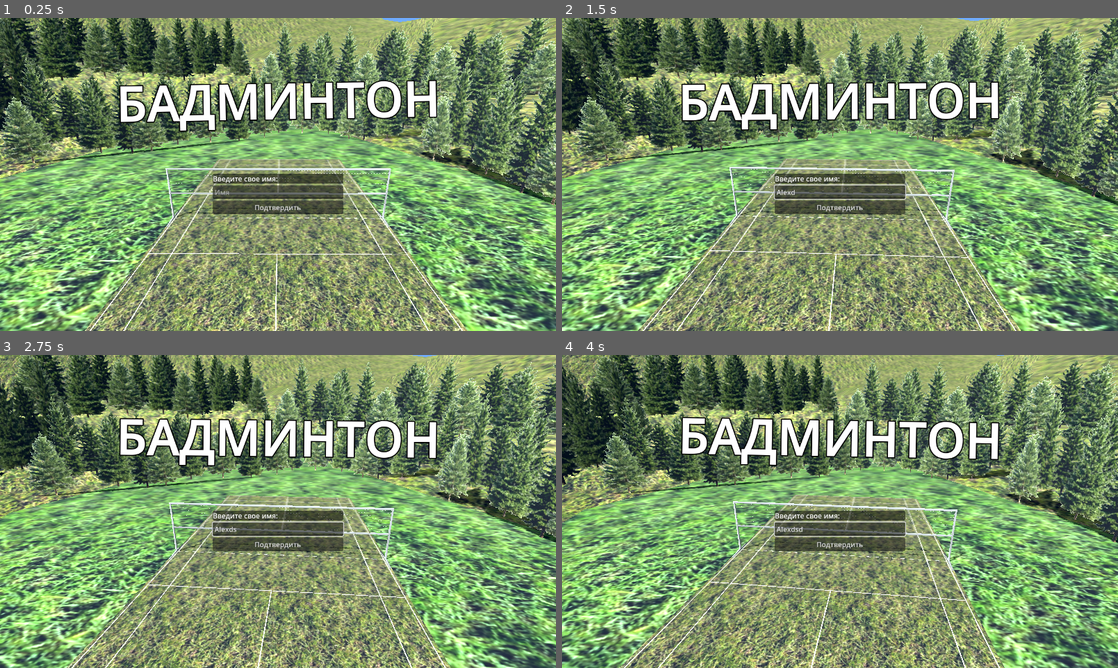
Above: before the commit, frames 1-4 (two rows, left to right).
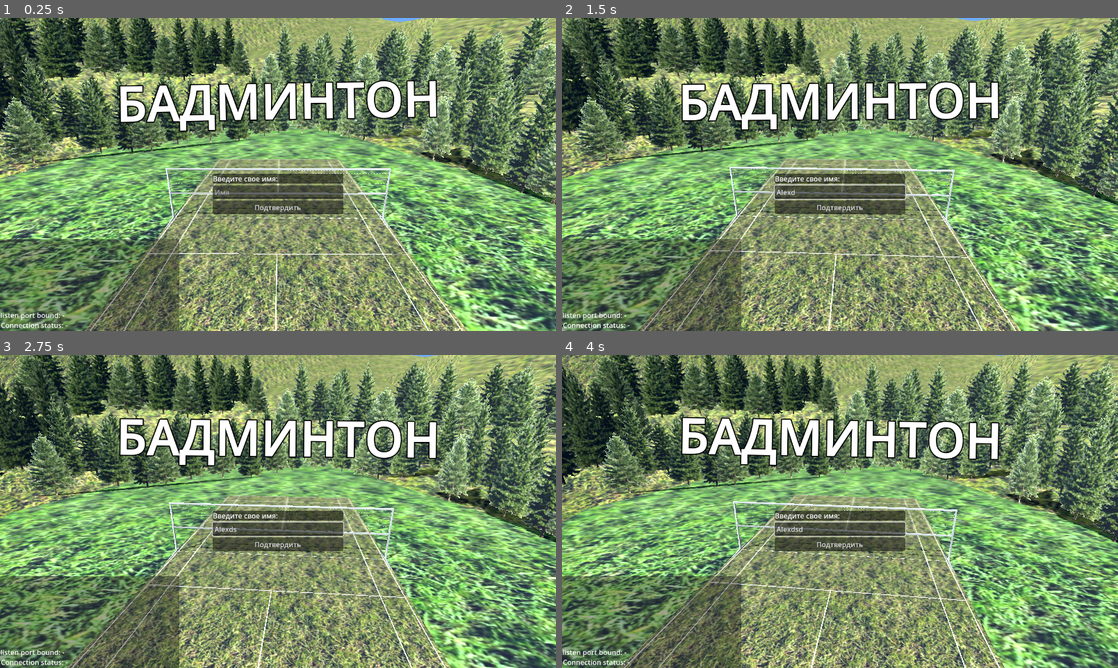
Above: after the commit, the same moments.

Repository: xenabun/TheBadmintonGame
Game: Godot game, scene res://scenes/game_field.tscn
Same seed, same stepped clock (60 frames per second), same inputs: the game is played once before the commit and once after it.
Inputs (mouse positions are in pixels of both pictures, inside the frame that each line leads up to):
- Up to frame 1 (0.25 s): no input
- Up to frame 2 (1.5 s): click (840, 193) at 0.52 s; type "Alex" at 0.6 s; tap Enter (ui_accept) at 1.25 s; move the mouse to (962, 158) at 1.27 s; press the mouse at (962, 158) at 1.28 s; hold D (right) from 1.28 s (still down)
- Up to frame 3 (2.75 s): tap Enter (ui_accept) at 1.52, 2.27 s; move the mouse to (166, 527) at 2.02 s; release D (right) at 2.03 s; release the mouse at (166, 527) at 2.03 s; hold S (down) from 2.03 s (still down); click (166, 527) at 2.1 s
- Up to frame 4 (4 s): move the mouse to (895, 442) at 2.77 s; release S (down) at 2.78 s; hold D (right) 2.78-3.53 s; hold Shift (sprint) 2.78-3.53 s; click (895, 442) at 3.05 s; move the mouse to (812, 574) at 3.52 s; hold Up (ui_up) from 3.53 s (still down); click (812, 574) at 3.6 s; tap Enter (ui_accept) at 3.77 s

The runs differ from the first frame. In frame 1, 8.8% of the frame differs, in the area x 0-33%, y 70-100%; in frame 2, 8.8%; in frame 3, 8.8%; in frame 4, 8.8%.

Commit message:
match score, bot aim noise random

Diff:
--- a/prefabs/Ball.tscn
+++ b/prefabs/Ball.tscn
@@ -51,7 +51,7 @@
 shader = ExtResource("5_ihc8v")
 shader_parameter/uv_offset = Vector2(0, 0)
 shader_parameter/emmission_transform = Projection(1, 0, 0, 0, 0, 1, 0, 0, 0, 0, 1, 0, 0, 0, 0, 1)
-shader_parameter/flags = 4
+shader_parameter/flags = 44
 shader_parameter/tex = ExtResource("6_mnr01")
 shader_parameter/color_ramp = ExtResource("6_mnr01")
 shader_parameter/curve = ExtResource("7_3pokd")
--- a/prefabs/Player.tscn
+++ b/prefabs/Player.tscn
@@ -152,14 +152,6 @@
 [node name="Player" type="CharacterBody3D" groups=["Player"]]
 collision_layer = 0
 script = ExtResource("1_pqout")
-player_id = null
-player_num = null
-match_id = null
-username = null
-throw_power = null
-aim_x = null
-can_play = null
-can_throw = null
 
 [node name="Username" type="Label3D" parent="."]
 transform = Transform3D(1, 0, 0, 0, 1, 0, 0, 0, 1, 0, 4.50246, 0)
--- a/scenes/game_field.tscn
+++ b/scenes/game_field.tscn
@@ -129,6 +129,11 @@
 outline_size = 8
 outline_color = Color(0, 0, 0, 1)
 
+[sub_resource type="LabelSettings" id="LabelSettings_i4lr5"]
+font_size = 50
+outline_size = 5
+outline_color = Color(0, 0, 0, 1)
+
 [sub_resource type="LabelSettings" id="LabelSettings_tnxmh"]
 font_size = 46
 outline_size = 4
@@ -501,6 +506,7 @@
 text = "X"
 
 [node name="ServerBrowser" type="Control" parent="UI"]
+visible = false
 layout_mode = 2
 size_flags_vertical = 0
 
@@ -679,7 +685,6 @@
 text = "Вернуться назад"
 
 [node name="GameUI" type="Control" parent="UI"]
-visible = false
 layout_mode = 2
 
 [node name="StaminaBarControl" type="Control" parent="UI/GameUI"]
@@ -743,6 +748,24 @@
 horizontal_alignment = 1
 vertical_alignment = 1
 
+[node name="ScoreSemicolon2" type="Label" parent="UI/GameUI/ScoreControl"]
+layout_mode = 1
+anchors_preset = 8
+anchor_left = 0.5
+anchor_top = 0.5
+anchor_right = 0.5
+anchor_bottom = 0.5
+offset_left = -133.0
+offset_top = -120.5
+offset_right = 133.0
+offset_bottom = -10.5
+grow_horizontal = 2
+grow_vertical = 2
+text = ":"
+label_settings = SubResource("LabelSettings_i4lr5")
+horizontal_alignment = 1
+vertical_alignment = 1
+
 [node name="Player1Score" type="Label" parent="UI/GameUI/ScoreControl"]
 layout_mode = 1
 anchors_preset = 8
@@ -776,6 +799,41 @@
 grow_vertical = 2
 text = "0"
 label_settings = SubResource("LabelSettings_20vvk")
+vertical_alignment = 1
+
+[node name="Player1Score2" type="Label" parent="UI/GameUI/ScoreControl"]
+layout_mode = 1
+anchors_preset = 8
+anchor_left = 0.5
+anchor_top = 0.5
+anchor_right = 0.5
+anchor_bottom = 0.5
+offset_left = -276.0
+offset_top = -118.17
+offset_right = -10.0
+offset_bottom = -8.17
+grow_horizontal = 2
+grow_vertical = 2
+text = "0"
+label_settings = SubResource("LabelSettings_i4lr5")
+horizontal_alignment = 2
+vertical_alignment = 1
+
+[node name="Player2Score2" type="Label" parent="UI/GameUI/ScoreControl"]
+layout_mode = 1
+anchors_preset = 8
+anchor_left = 0.5
+anchor_top = 0.5
+anchor_right = 0.5
+anchor_bottom = 0.5
+offset_left = 10.0
+offset_top = -118.17
+offset_right = 276.0
+offset_bottom = -8.17
+grow_horizontal = 2
+grow_vertical = 2
+text = "0"
+label_settings = SubResource("LabelSettings_i4lr5")
 vertical_alignment = 1
 
 [node name="Player1" type="Label" parent="UI/GameUI/ScoreControl"]
@@ -1098,7 +1156,6 @@
 text = "Закрыть"
 
 [node name="DebugUI" type="Control" parent="."]
-visible = false
 clip_contents = true
 layout_mode = 3
 anchors_preset = 2
--- a/scripts/Bot.gd
+++ b/scripts/Bot.gd
@@ -13,6 +13,7 @@
 @onready var sprint_timer = get_node('Sprint')
 
 var ball
+var noise
 var gravity = ProjectSettings.get_setting("physics/3d/default_gravity")
 var speed = PlayerVariables.BASE_SPEED
 var throw_power = PlayerVariables.MAX_POWER
@@ -56,6 +57,9 @@
 
 func _ready():
 	ball = Game.get_ball_by_match_id(match_id)
+	noise = FastNoiseLite.new()
+	noise.seed = randi()
+	noise.frequency = 0.0001
 	$Debug_Dest.visible = Game.debug
 	$AimArrow.visible = Game.debug
 	$SprintingLabel.visible = Game.debug
@@ -217,6 +221,8 @@
 
 	# aim arrow
 	var x_frac = (position.x - player.position.x) / PlayerVariables.X_LIMIT
-	aim_x = x_frac / 3
+	var noise_offset = noise.get_noise_1d(float(Time.get_ticks_msec()))
+	var aim_help = player.position.x / PlayerVariables.X_LIMIT
+	aim_x = (x_frac / 3) + (noise_offset / 2 + aim_help / 4)
 	if Game.debug:
 		$AimArrow.rotation.y = -sin((aim_x * PI) / 2)
--- a/scripts/Player.gd
+++ b/scripts/Player.gd
@@ -42,14 +42,17 @@
 func get_player_side():
 	return 1 if player_num == 1 else -1
 
-@rpc('any_peer')
-func reset_position():
+func get_throw_side():
 	var player_index = player_num - 1
 	if not can_throw:
 		player_index = Game.get_opponent_index(player_index)
 	var player_round_score = Game.get_player_round_score(match_id, player_index)
 	var side = 'Even' if player_round_score % 2 == 0 else 'Odd'
-	var spawn_point = Level.get_node('World/Player' + str(player_num) + 'Spawn' + side)
+	return side
+
+@rpc('any_peer')
+func reset_position():
+	var spawn_point = Level.get_node('World/Player' + str(player_num) + 'Spawn' + get_throw_side())
 	position = spawn_point.position
 	rotation = spawn_point.rotation
 	update_camera_transform(1)
@@ -236,15 +239,20 @@
 
 	# position
 	move_and_slide()
-	## TODO: limit player movement when is about to throw
-	position.x = clamp(position.x, -PlayerVariables.X_LIMIT, PlayerVariables.X_LIMIT)
 	var side = get_player_side()
-	var z_clamp = [2 * side, PlayerVariables.Z_LIMIT * side]
-	position.z = clamp(position.z, min(z_clamp[0], z_clamp[1]), max(z_clamp[0], z_clamp[1]))
+	if Game.get_ball_by_match_id(match_id).ball_ready:
+		var throw_side = get_throw_side()
+		var throw_size_x = 1 if throw_side == 'Even' else -1
+		var z_clamp = [PlayerVariables.Z_THROW_LIMIT * side, PlayerVariables.Z_LIMIT * side]
+		var x_clamp = [0, PlayerVariables.X_THROW_LIMIT * side * throw_size_x]
+		position.x = clamp(position.x, min(x_clamp[0], x_clamp[1]), max(x_clamp[0], x_clamp[1]))
+		position.z = clamp(position.z, min(z_clamp[0], z_clamp[1]), max(z_clamp[0], z_clamp[1]))
+	else:
+		var z_clamp = [2 * side, PlayerVariables.Z_LIMIT * side]
+		position.x = clamp(position.x, -PlayerVariables.X_LIMIT, PlayerVariables.X_LIMIT)
+		position.z = clamp(position.z, min(z_clamp[0], z_clamp[1]), max(z_clamp[0], z_clamp[1]))
 
 	# aim arrow
-	## TODO: only draw arrow if its your turn
-	# if (ball != null and ball.ball_ready) or input.action_hold:
 	if can_throw or input.action_hold:
 		aim_arrow.global_position = global_position * Vector3(1, 0, 1) + Vector3(0, 1, 0)
 		if not aim_arrow.visible:
@@ -253,10 +261,7 @@
 			aim_arrow.position.z = 0
 			aim_arrow.show()
 
-	if (
-		Game.window_focus
-		and not input.is_game_paused()
-	):
+	if Game.window_focus and not input.is_game_paused():
 		# camera
 		update_camera_transform(0.2)
 
--- a/scripts/game.gd
+++ b/scripts/game.gd
@@ -94,7 +94,7 @@
 
 func get_full_score_str(player_num, match_id):
 	var match_data = Network.Matches[match_id]
-	var match_score = match_data.round_score # match_data.match_score
+	var match_score = match_data.match_score
 	if player_num == 1:
 		return str(match_score[0], ' : ', match_score[1])
 	else:
@@ -127,15 +127,20 @@
 
 	var match_data = Network.Matches[match_id]
 	var round_score = match_data.round_score
+	var match_score = match_data.match_score
 	var players_data = get_match_players_data(match_id)
 	var score_control = UI.get_node('GameUI/ScoreControl')
 
 	if player_num == 2:
+		score_control.get_node('Player1Score2').text = str(match_score[players_data[1].num - 1])
+		score_control.get_node('Player2Score2').text = str(match_score[players_data[0].num - 1])
 		score_control.get_node('Player1Score').text = str(round_score[players_data[1].num - 1])
 		score_control.get_node('Player2Score').text = str(round_score[players_data[0].num - 1])
 		score_control.get_node('Player1').text = players_data[1].username
 		score_control.get_node('Player2').text = players_data[0].username
 	else:
+		score_control.get_node('Player1Score2').text = str(match_score[players_data[0].num - 1])
+		score_control.get_node('Player2Score2').text = str(match_score[players_data[1].num - 1])
 		score_control.get_node('Player1Score').text = str(round_score[players_data[0].num - 1])
 		score_control.get_node('Player2Score').text = str(round_score[players_data[1].num - 1])
 		score_control.get_node('Player1').text = players_data[0].username
@@ -151,12 +156,17 @@
 func check_round_win(p, match_id):
 	var match_data = Network.Matches[match_id]
 	var round_score = match_data.round_score
-	# return round_score[p] >= 20
-	if round_score[p] >= 20 and round_score[get_opponent_index(p)] >= 20:
-		if round_score[p] >= 29 and round_score[get_opponent_index(p)] >= 29:
-			return round_score[p] >= 30
-		else: return round_score[p] - round_score[get_opponent_index(p)] >= 2
-	else: return round_score[p] >= 21
+	return round_score[p] >= 2
+	# if round_score[p] >= 20 and round_score[get_opponent_index(p)] >= 20:
+	# 	if round_score[p] >= 29 and round_score[get_opponent_index(p)] >= 29:
+	# 		return round_score[p] >= 30
+	# 	else: return round_score[p] - round_score[get_opponent_index(p)] >= 2
+	# else: return round_score[p] >= 21
+
+func check_match_win(p, match_id):
+	var match_data = Network.Matches[match_id]
+	var match_score = match_data.match_score
+	return match_score[p] >= 2
 
 func score_point_effect(p, player_num):
 	if player_num == 2:
@@ -203,16 +213,20 @@
 
 	round_score[p] += 1
 
+	if check_round_win(p, match_id):
+		var match_score = match_data.match_score
+		match_score[p] += 1
+		match_data.round_score = [ 0, 0 ]
+		if check_match_win(p, match_id):
+			if player_id == 1:
+				finish_match(p, match_id)
+			else:
+				finish_match.rpc_id(1, p, match_id)
+
 	if match_id == player_match_id:
 		var player_num = get_player_num(player_id)
 		score_point_effect(p, player_num)
-		update_score_text(player_match_id, player_num)
-
-	if check_round_win(p, match_id):
-		if player_id == 1:
-			finish_match(p, match_id)
-		else:
-			finish_match.rpc_id(1, p, match_id)
+		update_score_text(match_id, player_num)
 
 @rpc('any_peer')
 func reset_player_positions(match_id):
--- a/scripts/player_variables.gd
+++ b/scripts/player_variables.gd
@@ -19,4 +19,6 @@
 const ACTION_HOLD_TIME = 0.4
 
 const X_LIMIT = 15.0
+const X_THROW_LIMIT = 12.0
 const Z_LIMIT = 30.0
+const Z_THROW_LIMIT = 8.4
Not shown: 1 places in scenes/game_field.tscn that only renumber resources
